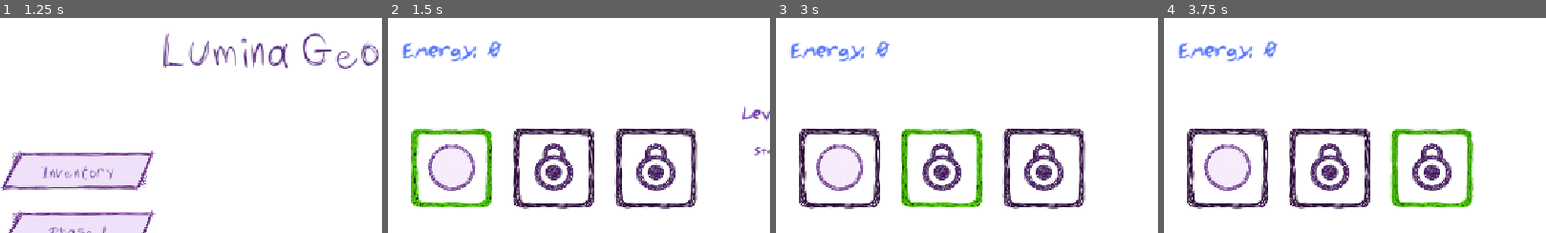
Above: before the commit, frames 1-4 (left to right).
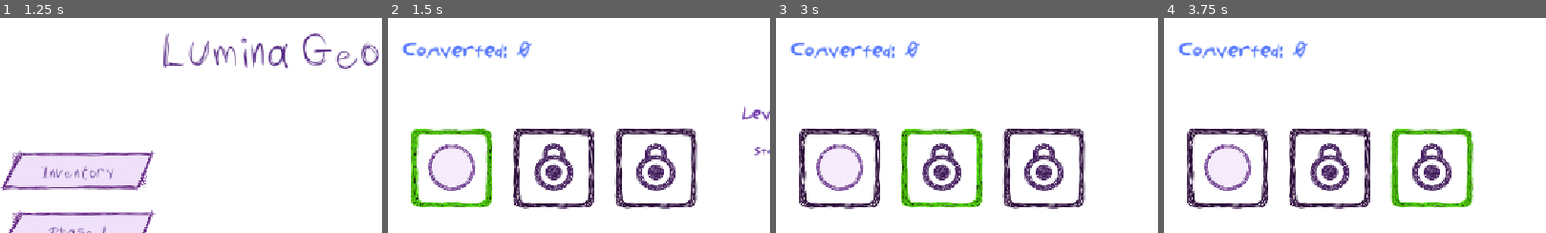
Above: after the commit, the same moments.

Repository: bharadwajaaniseti/lumina-geometry
Game: Godot game, scene res://scenes/menu/Menu.tscn
Two runs of this game, one before a commit and one after it. Both use one fixed random seed, a clock stepped at 60 frames per second and the inputs below.
Inputs (mouse positions are % of the whole screen's width and height, from its top left):
- Up to frame 1 (1.25 s): click (90, 7) at 0.5 s
- Up to frame 2 (1.5 s): click "Inventory" at 1.25 s
- Up to frame 3 (3 s): click (8, 35) at 2 s; click (22, 35) at 2.75 s
- Up to frame 4 (3.75 s): click (35, 35) at 3.5 s
The pictures show only the part of the screen within x 0-50%, y 0-50%; the shares and areas given below are measured in that part.

Frame 1 is identical in both runs. In frame 2, 1.3% of the frame differs, in the area x 3-38%, y 10-21%; in frame 3, 1.3%; in frame 4, 1.3%.

Commit message:
Just started working on the setup for shape upgrades and training.

Diff:
--- a/core/autoload/game_state.gd
+++ b/core/autoload/game_state.gd
@@ -198,6 +198,7 @@
 	stored_energy += amount
 	total_energy_generated += amount
 	changed.emit()
+	save_to_disk()
 
 func spend_stored(amount: float) -> bool:
 	if amount <= 0.0:
@@ -206,6 +207,7 @@
 		return false
 	stored_energy -= amount
 	changed.emit()
+	save_to_disk()
 	return true
 
 func spend_converted(amount: float) -> bool:
@@ -215,6 +217,7 @@
 		return false
 	converted_energy -= amount
 	changed.emit()
+	save_to_disk()
 	return true
 
 func get_conversion_result_sqrt(reserved_amount: float, sqrt_multiplier: float = 1.0) -> int:
@@ -254,6 +257,7 @@
 
 	stored_energy = after
 	changed.emit()
+	save_to_disk()
 
 	return max(gained, 0)
 
@@ -262,6 +266,7 @@
 		return
 	converted_energy += amount
 	changed.emit()
+	save_to_disk()
 
 func increment_cycle() -> void:
 	cycle_count += 1
--- a/scripts/main/inventory.gd
+++ b/scripts/main/inventory.gd
@@ -126,8 +126,7 @@
 
 
 func _refresh_energy_label() -> void:
-	energy_label.text = "Energy: %d" % int(floor(Game_State.stored_energy))
-
+	energy_label.text = "Converted: " + str(int(Game_State.converted_energy))
 
 func _rebuild_visible_slots() -> void:
 	var db_count: int = inventory_db.size()
